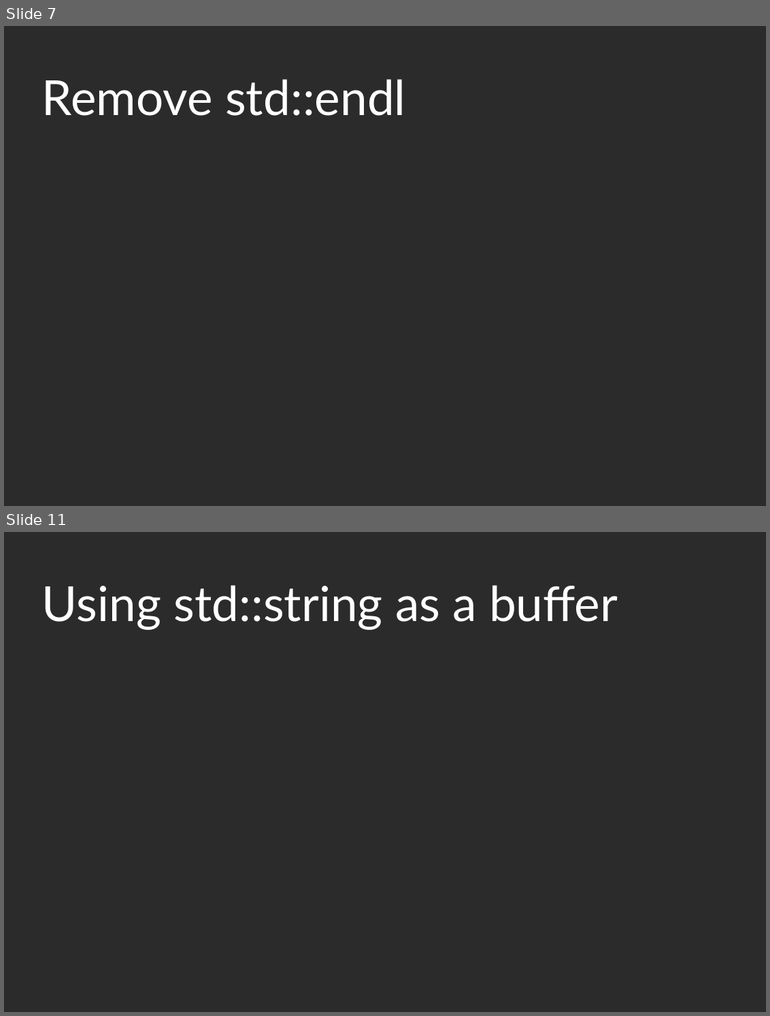
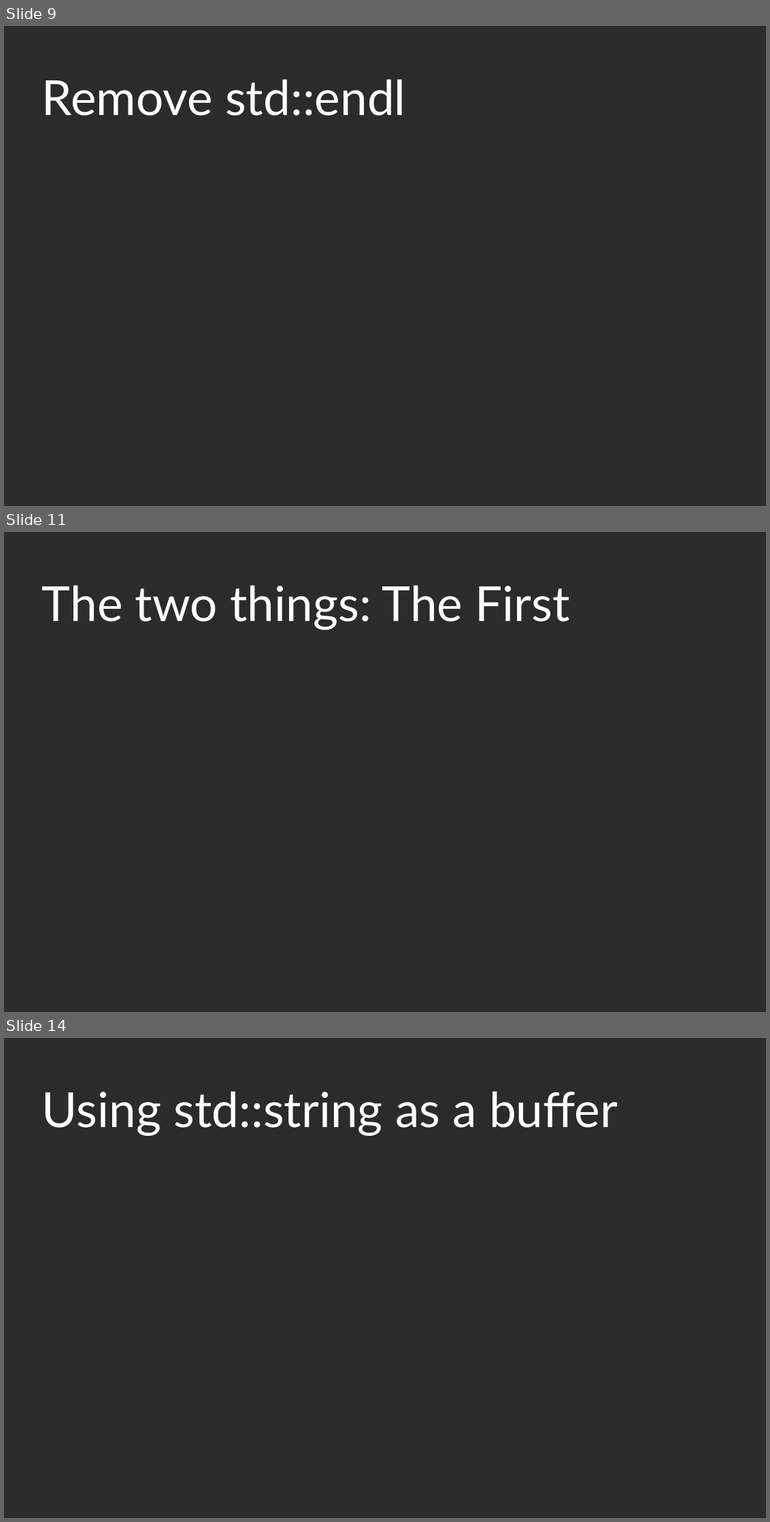
Before and after one commit to KayEss/cpp-designing4performance, a slide deck: slides/Designing APIs For Performance.odp. Shown one above the other, each under a label of ours: slides 7 and 11 before the commit, slides 9, 11 and 14 after it; the slides between them are not shown. The pictures are 770x1016 and 770x1522 pixels, drawn with LibreOffice and Linux fonts; fonts in the diff are those of the drawing; background and template pictures are left out; a plain dark background stands for a picture behind light text. Boxes give left, top, right and bottom in pixels: in the first picture for what was removed or moved away, otherwise in the second. Text is boxed around its words. In the diff, an @@ line names an element or a change of style, - is before the commit and + after.

```diff
--- a/slides/Designing APIs For Performance.odp
+++ b/slides/Designing APIs For Performance.odp
@@ slide 11 added at (4, 532, 766, 1012), background picture (left out) @@
@@ title added at (42, 585, 570, 630), 60 pt, text #FFFFFF @@
+The two things: The First
@@ what was slide 7 is now slide 9 @@
@@ what was slide 11 is now slide 14 @@
```
Also in this commit, not shown: 4 slides changed, 3 other slides added, 1 slide removed, 4 other files.
